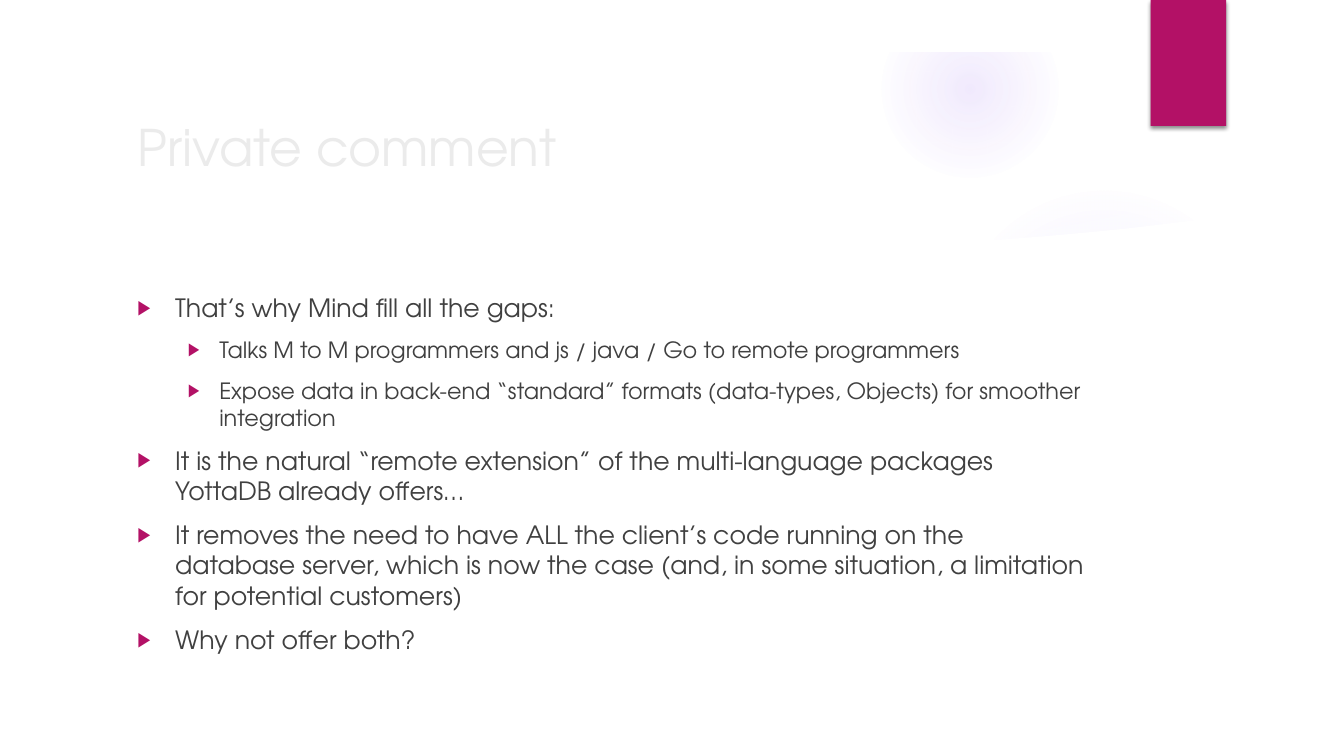
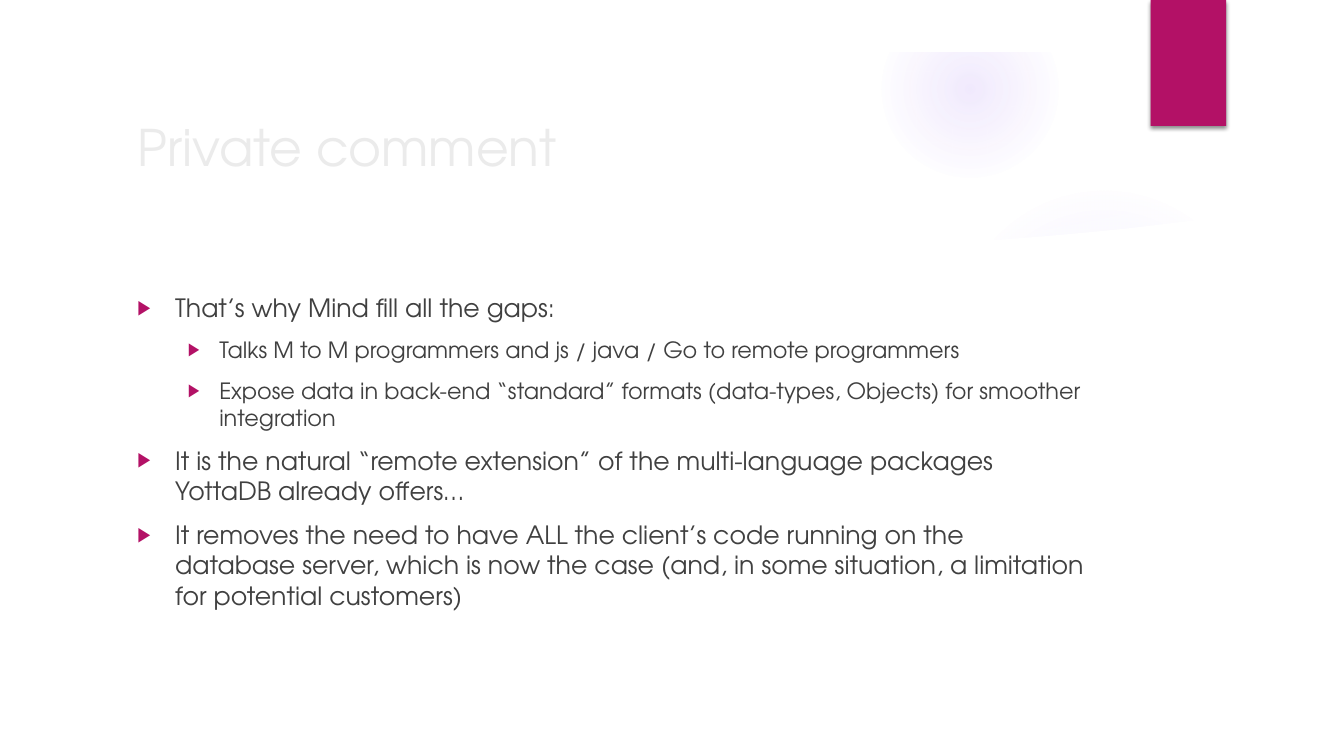
Before and after one commit to mind4yottadb/mind-server, a slide deck: slide 3 of docs/slides/def1.pptx. Drawn at 1344x756 pixels with LibreOffice and Linux fonts; fonts in the diff are those of the drawing; background and template pictures are left out. Boxes give left, top, right and bottom in pixels: in the first picture for what was removed or moved away, otherwise in the second. Text is boxed around its words. In the diff, an @@ line names an element or a change of style, - is before the commit and + after.

```diff
--- a/docs/slides/def1.pptx
+++ b/docs/slides/def1.pptx
@@ text at [175,630,416,654]: paragraph removed @@
-▶ Why not offer both?
```
Also in this commit, not shown: 2 other slides changed, 17 other files.
